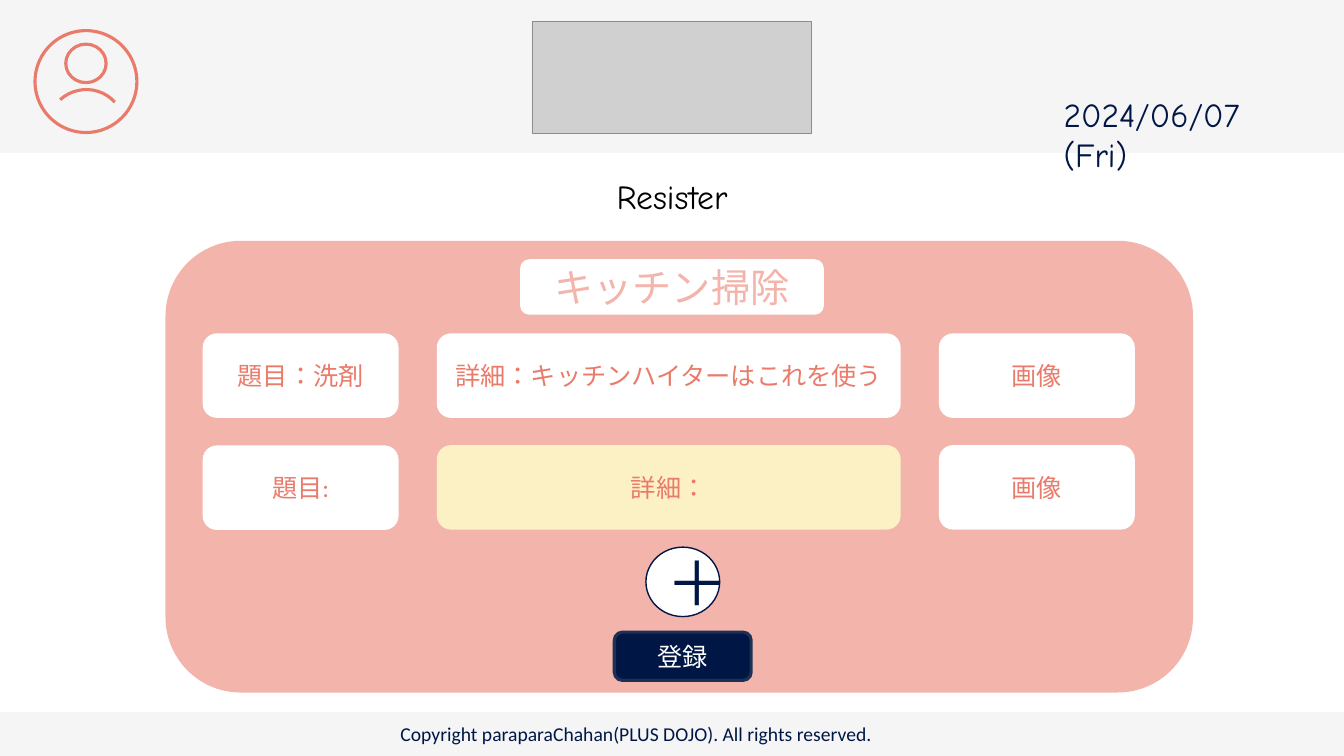
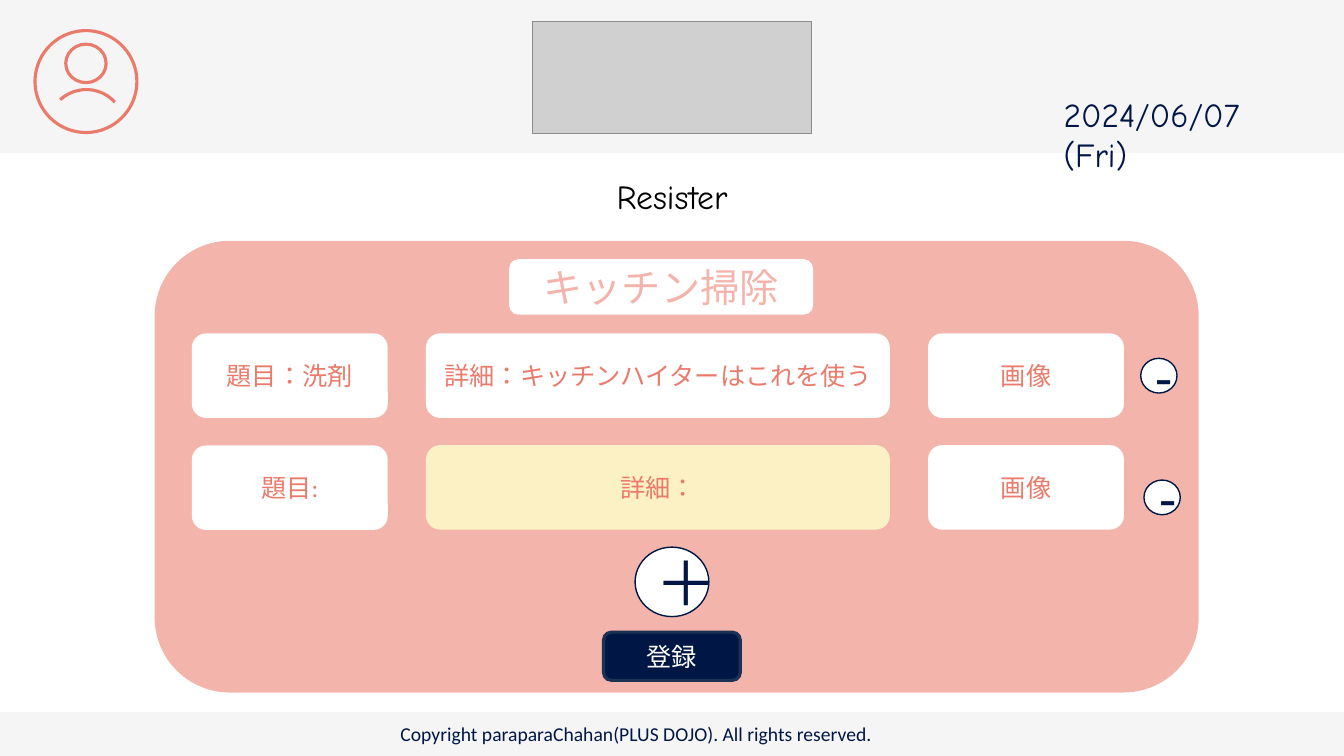
Before and after one commit to plusdojo2024/C2, a slide deck: slide 15 of doc/13_外部設計/famiLink 画面デザイン.pptx (slide 13 before the commit). Drawn at 1344x756 pixels with LibreOffice and Linux fonts; fonts in the diff are those of the drawing; grey boxes stand for pictures. Boxes give left, top, right and bottom in pixels: in the first picture for what was removed or moved away, otherwise in the second. Text is boxed around its words. In the diff, an @@ line names an element or a change of style, - is before the commit and + after.

```diff
--- a/doc/13_外部設計/famiLink 画面デザイン.pptx
+++ b/doc/13_外部設計/famiLink 画面デザイン.pptx
@@ rounded rectangle: place and size @@
-rounded rectangle at <box>165,241,1193,693</box>
+rounded rectangle at <box>154,241,1199,693</box>
@@ ellipse added at <box>1141,358,1178,392</box>, fill #FFFFFF, outline #001746 1 pt, 40 pt, text #001746 @@
+-
@@ ellipse added at <box>1144,480,1181,514</box>, fill #FFFFFF, outline #001746 1 pt, 40 pt, text #001746 @@
+-
@@ 8 rounded rectangles, 1 ellipse: place and size @@
-8 rounded rectangles, 1 ellipse at <box>203,259,1134,681</box>
+8 rounded rectangles, 1 ellipse at <box>192,259,1124,681</box>
```
Also in this commit, not shown: 2 slides added.
